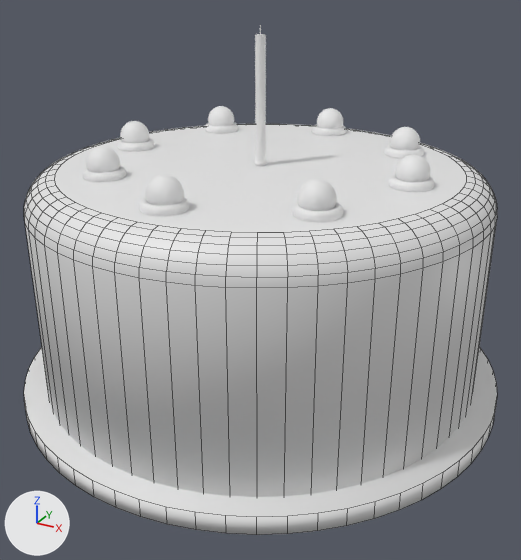
The OBJ model Assets/AdultLink/ProceduralDissolve/Examples/Models/NotALie.obj: old version first, new version second.
The view is the same before and after, from a 50 mm lens placed at (1.48, -2.69, 1.8), pointed at (0.06, -0.1, 0.51). The axes (+X, +Y, +Z) are drawn at lower left. The lights are the same throughout. Mesh edges are drawn as thin lines on the coarser meshes. Where no turn or scale is listed for an object, it has been applied to the vertices.

Script lines for the objects in view, before the commit:
```python
me_cylinder = bpy.data.meshes.new('Cylinder')
me_cylinder.from_pydata(...)  # 512 vertices, 450 faces; spans x -1.0..1.0, y -1.0..1.0, z -0.03..1.0
me_cylinder_001 = bpy.data.meshes.new('Cylinder.001')
me_cylinder_001.from_pydata(...)  # a 64-sided cylinder along z spanning x -1.1..1.1, y -1.1..1.1, z -0.04..0.04
me_cylinder_002 = bpy.data.meshes.new('Cylinder.002')
me_cylinder_002.from_pydata(...)  # a 64-sided cylinder along z spanning x -0.022..0.022, y -0.022..0.022, z 0.991..1.536
ob_cylinder = bpy.data.objects.new('Cylinder', me_cylinder)
ob_cylinder.location = (0.0, 0.0, 0.0)
ob_cylinder_001 = bpy.data.objects.new('Cylinder.001', me_cylinder_001)
ob_cylinder_001.location = (0.0, 0.0, 0.0)
ob_cylinder_002 = bpy.data.objects.new('Cylinder.002', me_cylinder_002)
ob_cylinder_002.location = (0.0, 0.0, 0.0)
# also in view: 'Sphere' at (0.68, 0.0, 1.06); 'Sphere.002' at (-0.47, -0.47, 1.06); 'Sphere.007' at (0.49, -0.49, 1.06); 'Sphere.003' at (0.48, 0.48, 1.06); 'Sphere.005' at (0.0, -0.7, 1.06)
```
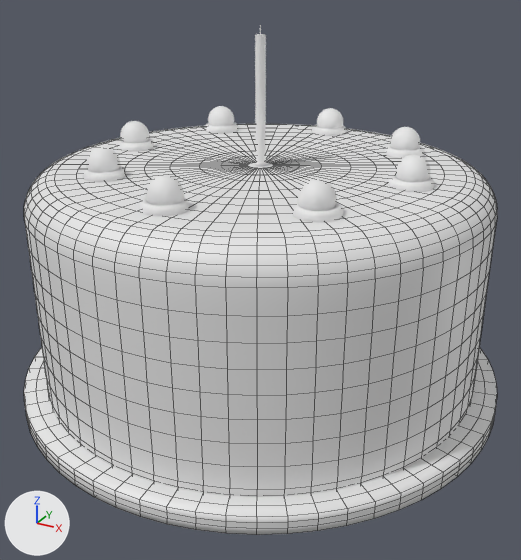
Boxes (x1, y1, x2, y2) around the edits, measured in the pictures (521 x 560 px):
part 1 of me_cylinder, added
    after: (25, 220, 497, 497)
part 2 of me_cylinder, added
    after: (55, 124, 466, 233)
part 3 of me_cylinder_001, added
    after: (24, 347, 497, 535)

What the commit changed:
me_cylinder is used by ob_cylinder; location (0.0, 0.0, 0.0).
me_cylinder had 512 vertices, 450 faces and spanned x -1.0..1.0, y -1.0..1.0, z -0.03..1.0.
me_cylinder now has 1536 vertices, 1474 faces and spans x -1.0..1.0, y -1.0..1.0, z -0.03..1.0.
me_cylinder part 1: 512 vertices added at x -1.0..1.0, y -1.0..1.0, z 0.07..0.77.
me_cylinder part 2: 512 vertices added at x -0.78..0.78, y -0.78..0.78, z 1.0.
me_cylinder_001 is used by ob_cylinder_001; location (0.0, 0.0, 0.0).
me_cylinder_001 had 128 vertices, 66 faces and spanned x -1.1..1.1, y -1.1..1.1, z -0.04..0.04.
me_cylinder_001 now has 704 vertices, 642 faces and spans x -1.1..1.1, y -1.1..1.1, z -0.04..0.04.
me_cylinder_001 part 3: 576 vertices added at x -1.1..1.1, y -1.1..1.1, z -0.04..0.04.
me_cylinder_001 part 4: the surface is now shaded flat.
